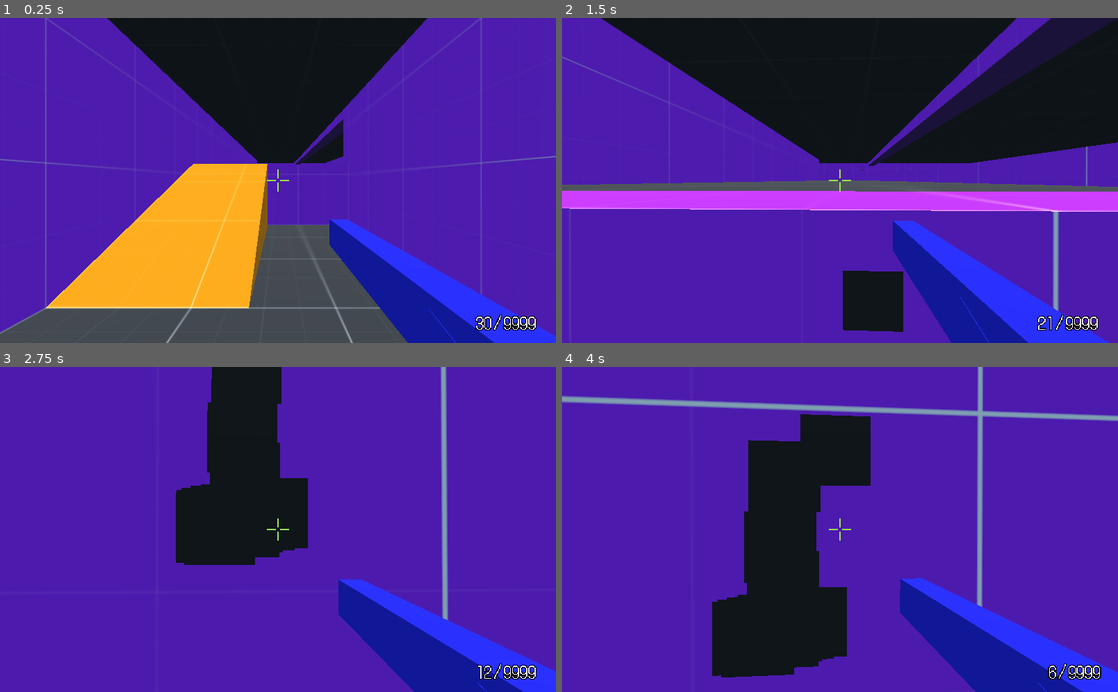
Above: before the commit, frames 1-4 (two rows, left to right).
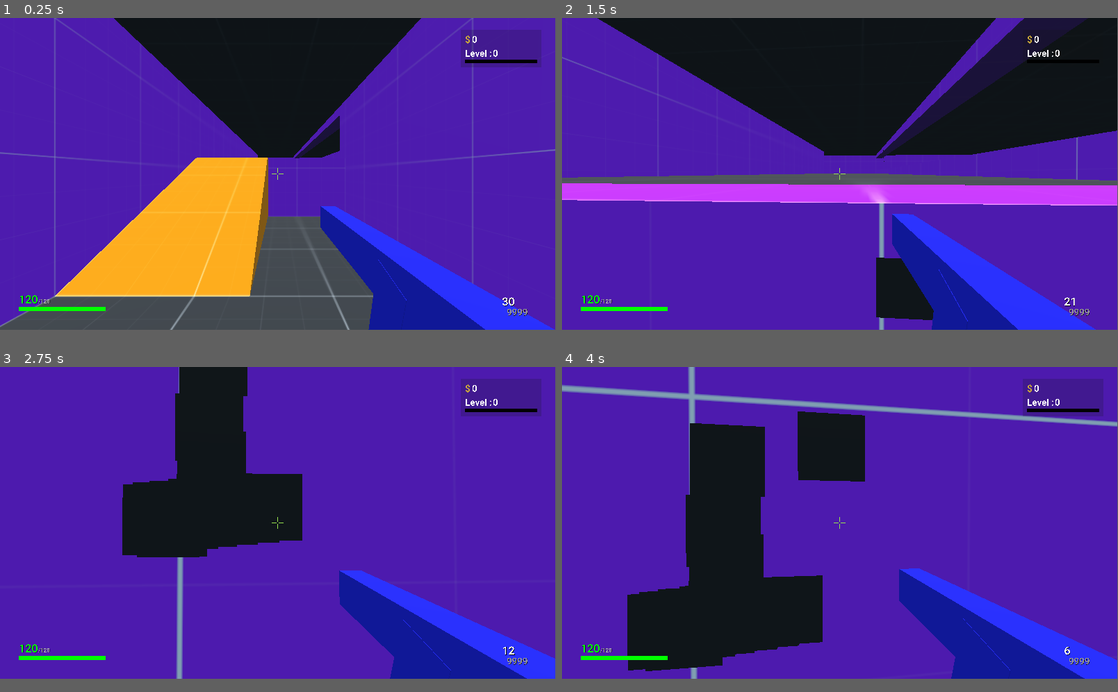
Above: after the commit, the same moments.

Repository: MetSpek/UntitledFPS
Game: Godot game, scene res://Scenes/Worlds/WorldTemplate.tscn
Same seed, same stepped clock (60 frames per second), same inputs: the game is played once before the commit and once after it.
Inputs (mouse positions are in pixels of both pictures, inside the frame that each line leads up to):
- Up to frame 1 (0.25 s): no input
- Up to frame 2 (1.5 s): move the mouse to (867, 180) at 0.52 s; press the mouse at (867, 180) at 0.53 s; hold W (move_forward) from 0.53 s (still down); tap Space (jump) at 0.77 s; right-click (867, 180) at 0.8 s; move the mouse to (812, 180) at 1.27 s; release the mouse at (812, 180) at 1.28 s; right-click (812, 180) at 1.35 s
- Up to frame 3 (2.75 s): keep holding W (move_forward); tap Space (jump) at 1.52 s; tap Shift (sprint) at 1.55, 2.1 s; move the mouse to (289, 523) at 2.02 s; press the mouse at (289, 523) at 2.03 s
- Up to frame 4 (4 s): keep holding W (move_forward); move the mouse to (834, 536) at 2.77 s; release the mouse at (834, 536) at 2.78 s; tap Ctrl (crouch) at 2.85 s; tap Space (jump) at 3.02, 3.77 s; right-click (834, 536) at 3.05 s; move the mouse to (878, 532) at 3.52 s; press the mouse at (878, 532) at 3.53 s; tap Shift (sprint) at 3.8 s
In our replay, the window is 800x468 before the commit and 799x449 after it. These sizes can differ from the game's own. Grey fills any space a smaller window leaves; there, only what the larger window draws over its background counts as a difference.

The runs differ from the first frame. In frame 1, 12% of the frame differs, in the area x 0-100%, y 0-100%; in frame 2, 18%; in frame 3, 15%; in frame 4, 25%.

Commit message:
Version 0.0.1.9
- Added new shotgun model
- Added player stats to hud

Diff:
--- /dev/null
+++ b/Resources/Materials/Weapons/Shotgun/ShotgunBlack.tres
@@ -0,0 +1,5 @@
+[gd_resource type="SpatialMaterial" format=2]
+
+[resource]
+albedo_color = Color( 0.105882, 0.105882, 0.105882, 1 )
+metallic_specular = 0.0
--- /dev/null
+++ b/Resources/Materials/Weapons/Shotgun/ShotgunBrown.tres
@@ -0,0 +1,5 @@
+[gd_resource type="SpatialMaterial" format=2]
+
+[resource]
+albedo_color = Color( 0.294118, 0.231373, 0.129412, 1 )
+metallic_specular = 0.0
--- /dev/null
+++ b/Resources/Materials/Weapons/Shotgun/ShotgunDarkGray.tres
@@ -0,0 +1,5 @@
+[gd_resource type="SpatialMaterial" format=2]
+
+[resource]
+albedo_color = Color( 0.160784, 0.156863, 0.156863, 1 )
+metallic_specular = 0.0
--- /dev/null
+++ b/Resources/Materials/Weapons/Shotgun/ShotgunGray.tres
@@ -0,0 +1,5 @@
+[gd_resource type="SpatialMaterial" format=2]
+
+[resource]
+albedo_color = Color( 0.364706, 0.360784, 0.360784, 1 )
+metallic_specular = 0.0
--- /dev/null
+++ b/Resources/Models/Guns/ShotgunDebug.tres
@@ -0,0 +1,4 @@
+[gd_resource type="CubeMesh" format=2]
+
+[resource]
+size = Vector3( 0.1, 0.2, 1.5 )
--- /dev/null
+++ b/Resources/Themes/Fonts/Roboto.tres
@@ -0,0 +1,8 @@
+[gd_resource type="DynamicFont" load_steps=2 format=2]
+
+[ext_resource path="res://Resources/Themes/Fonts/Roboto-Medium.ttf" type="DynamicFontData" id=1]
+
+[resource]
+size = 128
+use_filter = true
+font_data = ExtResource( 1 )
--- a/Resources/Themes/Main.tres
+++ /dev/null
@@ -1,101 +0,0 @@
-[gd_resource type="Theme" load_steps=13 format=2]
-
-[ext_resource path="res://Resources/Themes/Fonts/Bit.tres" type="DynamicFont" id=1]
-[ext_resource path="res://Resources/Themes/Fonts/BitSmall.tres" type="DynamicFont" id=2]
-[ext_resource path="res://Assets/UI/Fonts/DotGothic16-Regular.ttf" type="DynamicFontData" id=3]
-
-[sub_resource type="StyleBoxFlat" id=1]
-bg_color = Color( 0.109804, 0.105882, 0.105882, 1 )
-corner_radius_top_left = 5
-corner_radius_top_right = 5
-corner_radius_bottom_right = 5
-corner_radius_bottom_left = 5
-
-[sub_resource type="StyleBoxFlat" id=2]
-bg_color = Color( 1, 1, 1, 1 )
-border_color = Color( 0, 0, 0, 1 )
-corner_radius_top_left = 5
-corner_radius_top_right = 5
-corner_radius_bottom_right = 5
-corner_radius_bottom_left = 5
-
-[sub_resource type="StyleBoxFlat" id=3]
-bg_color = Color( 0, 0, 0, 1 )
-border_width_left = 1
-border_width_top = 1
-border_width_right = 1
-border_width_bottom = 1
-border_color = Color( 1, 1, 1, 1 )
-corner_radius_top_left = 5
-corner_radius_top_right = 5
-corner_radius_bottom_right = 5
-corner_radius_bottom_left = 5
-
-[sub_resource type="StyleBoxFlat" id=4]
-bg_color = Color( 0.521569, 0.854902, 1, 1 )
-corner_radius_top_left = 5
-corner_radius_top_right = 5
-corner_radius_bottom_right = 5
-corner_radius_bottom_left = 5
-
-[sub_resource type="DynamicFont" id=5]
-size = 24
-font_data = ExtResource( 3 )
-
-[sub_resource type="StyleBoxFlat" id=7]
-bg_color = Color( 1, 1, 1, 1 )
-corner_radius_top_left = 5
-corner_radius_top_right = 5
-corner_radius_bottom_right = 5
-corner_radius_bottom_left = 5
-
-[sub_resource type="StyleBoxFlat" id=6]
-bg_color = Color( 0.258824, 0.258824, 0.258824, 1 )
-corner_radius_top_left = 5
-corner_radius_top_right = 5
-corner_radius_bottom_right = 5
-corner_radius_bottom_left = 5
-corner_detail = 10
-
-[sub_resource type="StyleBoxFlat" id=8]
-bg_color = Color( 0, 0, 0, 1 )
-border_width_left = 2
-border_width_top = 2
-border_width_right = 2
-border_width_bottom = 2
-corner_radius_top_left = 5
-corner_radius_top_right = 5
-corner_radius_bottom_right = 5
-corner_radius_bottom_left = 5
-
-[sub_resource type="StyleBoxFlat" id=9]
-bg_color = Color( 0.286275, 0.741176, 0.054902, 1 )
-border_width_left = 2
-border_width_top = 2
-border_width_bottom = 2
-corner_radius_top_left = 5
-corner_radius_top_right = 5
-corner_radius_bottom_right = 5
-corner_radius_bottom_left = 5
-
-[resource]
-default_font = ExtResource( 2 )
-Button/colors/font_color_disabled = Color( 1, 1, 1, 0.321569 )
-Button/colors/font_color_hover = Color( 0, 0, 0, 1 )
-Button/fonts/font = ExtResource( 2 )
-Button/styles/disabled = SubResource( 1 )
-Button/styles/hover = SubResource( 2 )
-Button/styles/normal = SubResource( 3 )
-Button/styles/pressed = SubResource( 4 )
-Fonts/fonts/large = ExtResource( 1 )
-Fonts/fonts/normal = ExtResource( 2 )
-Label/fonts/font = ExtResource( 2 )
-OptionButton/constants/arrow_margin = 5
-OptionButton/fonts/font = SubResource( 5 )
-PopupMenu/colors/font_color_accel = Color( 0, 0, 0, 1 )
-PopupMenu/colors/font_color_hover = Color( 0, 0, 0, 1 )
-PopupMenu/fonts/font = ExtResource( 2 )
-PopupMenu/styles/hover = SubResource( 7 )
-PopupMenu/styles/panel = SubResource( 6 )
-ProgressBar/styles/bg = SubResource( 8 )
-ProgressBar/styles/fg = SubResource( 9 )
--- a/Resources/Themes/main_theme.tres
+++ b/Resources/Themes/main_theme.tres
@@ -1,8 +1,16 @@
-[gd_resource type="Theme" load_steps=2 format=2]
+[gd_resource type="Theme" load_steps=4 format=2]
 
-[ext_resource path="res://Resources/Themes/Fonts/Pixels.tres" type="DynamicFont" id=1]
+[ext_resource path="res://Resources/Themes/Fonts/Roboto.tres" type="DynamicFont" id=1]
+
+[sub_resource type="StyleBoxFlat" id=1]
+bg_color = Color( 0, 0, 0, 1 )
+
+[sub_resource type="StyleBoxFlat" id=2]
+bg_color = Color( 1, 1, 1, 1 )
 
 [resource]
 default_font = ExtResource( 1 )
 Fonts/fonts/large = null
 Fonts/fonts/normal = null
+ProgressBar/styles/bg = SubResource( 1 )
+ProgressBar/styles/fg = SubResource( 2 )
--- a/Scenes/Players/PlayerTemplate.tscn
+++ b/Scenes/Players/PlayerTemplate.tscn
@@ -8,6 +8,11 @@
 [ext_resource path="res://Scripts/Player/Hand.gd" type="Script" id=6]
 [ext_resource path="res://Resources/Sounds/Guns/Misc/Kill.wav" type="AudioStream" id=7]
 [ext_resource path="res://Scripts/Player/KillSound.gd" type="Script" id=8]
+[ext_resource path="res://Resources/Materials/Weapons/Shotgun/ShotgunGray.tres" type="Material" id=9]
+[ext_resource path="res://Resources/Materials/Weapons/Shotgun/ShotgunBrown.tres" type="Material" id=10]
+[ext_resource path="res://Resources/Materials/Weapons/Shotgun/ShotgunBlack.tres" type="Material" id=11]
+[ext_resource path="res://Resources/Materials/Weapons/Shotgun/ShotgunDarkGray.tres" type="Material" id=12]
+[ext_resource path="res://Resources/Models/Guns/ShotGunNew.obj" type="ArrayMesh" id=13]
 
 [sub_resource type="CapsuleMesh" id=1]
 mid_height = 3.0
@@ -18,11 +23,14 @@
 [sub_resource type="CylinderShape" id=3]
 height = 0.5
 
-[sub_resource type="CubeMesh" id=4]
-size = Vector3( 0.1, 0.2, 1.5 )
-
-[sub_resource type="SpatialMaterial" id=8]
-albedo_color = Color( 0.407843, 0.294118, 0.0588235, 1 )
+[sub_resource type="SpatialMaterial" id=22]
+flags_transparent = true
+albedo_color = Color( 1, 0, 0, 0.392157 )
+emission_enabled = true
+emission = Color( 1, 0, 0, 1 )
+emission_energy = 1.0
+emission_operator = 0
+emission_on_uv2 = false
 
 [sub_resource type="CubeMesh" id=17]
 size = Vector3( 0.1, 0.15, 0.5 )
@@ -257,7 +265,7 @@
 "times": PoolRealArray( 0, 0.12, 0.24, 0.3 ),
 "transitions": PoolRealArray( 1, 1, 1, 1 ),
 "update": 0,
-"values": [ Vector3( 0, 0, 0 ), Vector3( 0, 0.01, 0.2 ), Vector3( 0, 0, 0 ), Vector3( 0, 0, 0 ) ]
+"values": [ Vector3( 0, 0, 0 ), Vector3( 0, 0, 0.05 ), Vector3( 0, 0, 0 ), Vector3( 0, 0, 0 ) ]
 }
 
 [sub_resource type="Animation" id=7]
@@ -328,8 +336,8 @@
 collision_layer = 2
 script = ExtResource( 1 )
 walk_speed = 30
-default_weapon_position = Vector3( 0.35, -0.3, -0.6 )
-ads_weapon_position = Vector3( 0, -0.15, -0.6 )
+default_weapon_position = Vector3( 0.35, -0.3, -0.8 )
+ads_weapon_position = Vector3( 0, -0.145, -0.35 )
 
 [node name="MeshInstance" type="MeshInstance" parent="."]
 transform = Transform( 1, 0, 0, 0, -4.37114e-08, -1, 0, 1, -4.37114e-08, 0, 0, 0 )
@@ -384,16 +392,28 @@
 wait_time = 0.1
 
 [node name="Hand" type="Spatial" parent="Head/Camera"]
+transform = Transform( 1, 0, 0, 0, 1, 0, 0, 0, 1, 0, -0.12579, -0.671416 )
 script = ExtResource( 6 )
 sway_left = Vector3( 0, -0.1, 0 )
 sway_right = Vector3( 0, 0.1, 0 )
 
 [node name="Shotgun" type="MeshInstance" parent="Head/Camera/Hand"]
+transform = Transform( 0.12, 0, 0, 0, 0.12, 0, 0, 0, 0.12, 0, 0, 0 )
+mesh = ExtResource( 13 )
+material/0 = ExtResource( 9 )
+material/1 = ExtResource( 10 )
+material/2 = ExtResource( 11 )
+material/3 = ExtResource( 11 )
+material/4 = ExtResource( 11 )
+material/5 = ExtResource( 12 )
+material/6 = ExtResource( 12 )
+material/7 = ExtResource( 12 )
+material/8 = ExtResource( 9 )
+material/9 = ExtResource( 9 )
+material/10 = SubResource( 22 )
+
+[node name="Pistol" type="MeshInstance" parent="Head/Camera/Hand"]
 visible = false
-mesh = SubResource( 4 )
-material/0 = SubResource( 8 )
-
-[node name="Pistol" type="MeshInstance" parent="Head/Camera/Hand"]
 mesh = SubResource( 17 )
 material/0 = SubResource( 18 )
 
--- /dev/null
+++ b/Scenes/UI/BulletCount.tscn
@@ -0,0 +1,34 @@
+[gd_scene load_steps=3 format=2]
+
+[ext_resource path="res://Resources/Themes/main_theme.tres" type="Theme" id=1]
+[ext_resource path="res://Scripts/UI/BulletCount.gd" type="Script" id=2]
+
+[node name="BulletCount" type="Control" groups=["HUD"]]
+anchor_right = 1.0
+anchor_bottom = 1.0
+theme = ExtResource( 1 )
+script = ExtResource( 2 )
+
+[node name="CurrentBullets" type="Label" parent="."]
+margin_left = 1736.0
+margin_top = 960.0
+margin_right = 2028.0
+margin_bottom = 1111.0
+rect_scale = Vector2( 0.3, 0.3 )
+custom_colors/font_color_shadow = Color( 0, 0, 0, 1 )
+custom_constants/shadow_offset_x = 5
+custom_constants/shadow_offset_y = 5
+text = "9999"
+
+[node name="TotalBullets" type="Label" parent="."]
+margin_left = 1752.0
+margin_top = 1000.0
+margin_right = 2044.0
+margin_bottom = 1151.0
+grow_horizontal = 2
+rect_scale = Vector2( 0.25, 0.25 )
+custom_colors/font_color = Color( 0.6, 0.6, 0.6, 1 )
+custom_colors/font_color_shadow = Color( 0, 0, 0, 1 )
+custom_constants/shadow_offset_x = 5
+custom_constants/shadow_offset_y = 5
+text = "9999"
--- a/Scenes/UI/HUD.tscn
+++ b/Scenes/UI/HUD.tscn
@@ -1,43 +1,20 @@
-[gd_scene load_steps=4 format=2]
+[gd_scene load_steps=5 format=2]
 
 [ext_resource path="res://Resources/Themes/main_theme.tres" type="Theme" id=1]
-[ext_resource path="res://Resources/Themes/Fonts/Pixels.tres" type="DynamicFont" id=2]
-[ext_resource path="res://Scripts/UI/HUD.gd" type="Script" id=3]
+[ext_resource path="res://Scenes/UI/BulletCount.tscn" type="PackedScene" id=2]
+[ext_resource path="res://Scenes/UI/PlayerData.tscn" type="PackedScene" id=3]
+[ext_resource path="res://Scenes/UI/HealthBar.tscn" type="PackedScene" id=4]
 
 [node name="HUD" type="Control" groups=["HUD"]]
 anchor_right = 1.0
 anchor_bottom = 1.0
 theme = ExtResource( 1 )
-script = ExtResource( 3 )
 __meta__ = {
 "_edit_use_anchors_": true
 }
 
-[node name="HBoxContainer" type="HBoxContainer" parent="."]
-anchor_left = 1.0
-anchor_top = 1.0
-anchor_right = 1.0
-anchor_bottom = 1.0
-margin_left = -70.0
-margin_top = -60.0
-grow_horizontal = 0
-grow_vertical = 0
-rect_scale = Vector2( 0.75, 0.75 )
+[node name="HealthBar" parent="." instance=ExtResource( 4 )]
 
-[node name="CurrentBullets" type="Label" parent="HBoxContainer"]
-margin_right = 20.0
-margin_bottom = 59.0
-text = "0"
+[node name="BulletCount" parent="." instance=ExtResource( 2 )]
 
-[node name="Slash" type="Label" parent="HBoxContainer"]
-margin_left = 24.0
-margin_right = 44.0
-margin_bottom = 59.0
-text = "/"
-
-[node name="TotalBullets" type="Label" parent="HBoxContainer"]
-margin_left = 48.0
-margin_right = 68.0
-margin_bottom = 59.0
-custom_fonts/font = ExtResource( 2 )
-text = "0"
+[node name="PlayerData" parent="." instance=ExtResource( 3 )]
--- /dev/null
+++ b/Scenes/UI/HealthBar.tscn
@@ -0,0 +1,84 @@
+[gd_scene load_steps=7 format=2]
+
+[ext_resource path="res://Scripts/UI/HealthBar.gd" type="Script" id=1]
+[ext_resource path="res://Resources/Textures/UITextures/HealthBar_Small_Bg.png" type="Texture" id=2]
+[ext_resource path="res://Resources/Textures/UITextures/HealthBar_Small_Inside.png" type="Texture" id=3]
+[ext_resource path="res://Resources/Themes/Fonts/Roboto-Medium.ttf" type="DynamicFontData" id=4]
+[ext_resource path="res://Resources/Themes/Fonts/Roboto.tres" type="DynamicFont" id=5]
+
+[sub_resource type="DynamicFont" id=2]
+size = 64
+use_filter = true
+extra_spacing_top = 40
+font_data = ExtResource( 4 )
+
+[node name="HealthBar" type="Control" groups=["HealthBar"]]
+anchor_top = 1.0
+anchor_bottom = 1.0
+margin_left = 184.0
+margin_top = -24.0
+margin_right = 184.0
+margin_bottom = -24.0
+rect_scale = Vector2( 1.5, 1.5 )
+script = ExtResource( 1 )
+
+[node name="HealthBarUnder" type="TextureProgress" parent="."]
+margin_left = -78.6667
+margin_top = -36.6667
+margin_right = 121.333
+margin_bottom = -16.6667
+value = 100.0
+texture_under = ExtResource( 2 )
+texture_progress = ExtResource( 3 )
+tint_progress = Color( 0.713726, 0.180392, 0.180392, 1 )
+
+[node name="HealthBarOver" type="TextureProgress" parent="."]
+margin_left = -78.6667
+margin_top = -36.6667
+margin_right = 122.317
+margin_bottom = -16.6667
+value = 100.0
+texture_progress = ExtResource( 3 )
+tint_progress = Color( 0.278431, 0.705882, 0.215686, 1 )
+__meta__ = {
+"_edit_use_anchors_": false
+}
+
+[node name="HealthNumbers" type="HBoxContainer" parent="."]
+margin_left = -78.6667
+margin_top = -68.6667
+margin_right = 418.333
+margin_bottom = 82.3333
+rect_scale = Vector2( 0.2, 0.2 )
+
+[node name="HealthCurrent" type="Label" parent="HealthNumbers"]
+margin_right = 219.0
+margin_bottom = 151.0
+grow_horizontal = 2
+custom_colors/font_color = Color( 0.784314, 0.223529, 0.223529, 1 )
+custom_colors/font_color_shadow = Color( 0, 0, 0, 0.658824 )
+custom_constants/shadow_offset_x = 5
+custom_constants/shadow_offset_y = 5
+custom_fonts/font = ExtResource( 5 )
+text = "100"
+__meta__ = {
+"_edit_use_anchors_": false
+}
+
+[node name="HealthMax" type="Label" parent="HealthNumbers"]
+margin_left = 223.0
+margin_top = 17.0
+margin_right = 356.0
+margin_bottom = 133.0
+grow_horizontal = 2
+custom_colors/font_color = Color( 0.682353, 0.682353, 0.682353, 1 )
+custom_colors/font_color_shadow = Color( 0, 0, 0, 0.658824 )
+custom_constants/shadow_offset_x = 3
+custom_constants/shadow_offset_y = 3
+custom_fonts/font = SubResource( 2 )
+text = "/100"
+__meta__ = {
+"_edit_use_anchors_": false
+}
+
+[node name="UpdateTween" type="Tween" parent="."]
--- /dev/null
+++ b/Scenes/UI/PlayerData.tscn
@@ -0,0 +1,68 @@
+[gd_scene load_steps=3 format=2]
+
+[ext_resource path="res://Resources/Themes/main_theme.tres" type="Theme" id=1]
+[ext_resource path="res://Scripts/Player/PLayerDataHud.gd" type="Script" id=2]
+
+[node name="PlayerData" type="Control"]
+anchor_right = 1.0
+anchor_bottom = 1.0
+theme = ExtResource( 1 )
+script = ExtResource( 2 )
+
+[node name="Control" type="Control" parent="."]
+margin_left = 1520.0
+margin_top = 64.0
+margin_right = 1820.0
+margin_bottom = 214.0
+rect_min_size = Vector2( 300, 150 )
+
+[node name="ColorRect" type="ColorRect" parent="Control"]
+anchor_right = 1.0
+anchor_bottom = 1.0
+margin_left = 72.0
+margin_top = -24.0
+margin_right = 52.0
+margin_bottom = -44.0
+color = Color( 0.0745098, 0.0745098, 0.0745098, 0.192157 )
+
+[node name="MoneyLabel" type="Label" parent="Control/ColorRect"]
+modulate = Color( 0.807843, 0.67451, 0.223529, 1 )
+margin_left = 16.0
+margin_top = 16.0
+margin_right = 89.0
+margin_bottom = 167.0
+rect_scale = Vector2( 0.25, 0.25 )
+text = "$"
+
+[node name="Money" type="Label" parent="Control/ColorRect"]
+margin_left = 40.0
+margin_top = 16.0
+margin_right = 113.0
+margin_bottom = 167.0
+rect_scale = Vector2( 0.25, 0.25 )
+text = "0"
+
+[node name="LevelLabel" type="Label" parent="Control/ColorRect"]
+margin_left = 16.0
+margin_top = 64.0
+margin_right = 385.0
+margin_bottom = 215.0
+rect_scale = Vector2( 0.25, 0.25 )
+text = "Level :"
+
+[node name="Level" type="Label" parent="Control/ColorRect"]
+margin_left = 112.0
+margin_top = 64.0
+margin_right = 481.0
+margin_bottom = 215.0
+rect_scale = Vector2( 0.25, 0.25 )
+text = "0"
+
+[node name="ProgressBar" type="ProgressBar" parent="Control/ColorRect"]
+margin_left = 16.0
+margin_top = 104.0
+margin_right = 266.0
+margin_bottom = 223.0
+rect_min_size = Vector2( 250, 0 )
+rect_scale = Vector2( 1, 0.1 )
+percent_visible = false
--- a/Scripts/Enemies/EnemyTemplate.gd
+++ b/Scripts/Enemies/EnemyTemplate.gd
@@ -2,6 +2,8 @@
 
 
 export var health = 20
+export var money_worth = 1
+export var xp_worth = 5
 export var damage = 10
 export var fov_distance = 30
 export var move_speed = 10
@@ -87,6 +89,7 @@
 	if is_looking_at_player and can_shoot and able_to_shoot:
 		enemy_animation.play("LaserShoot")
 		raycast.get_collider().health -= damage
+		get_tree().call_group("HealthBar", "set_health")
 		can_shoot = false
 		enemy_sound.stream = shoot_sound
 		enemy_sound.play()
@@ -108,6 +111,8 @@
 	apply_central_impulse(-impact_point * knockback_force)
 	death_timer.start()
 
+	GlobalGameHandler.enemy_killed(money_worth, xp_worth)
+
 
 
 func _on_DeathTimer_timeout():
--- a/Scripts/Game/GlobalGameHandler.gd
+++ b/Scripts/Game/GlobalGameHandler.gd
@@ -1,5 +1,6 @@
 extends Node
 
+#WEAPONS
 var clip_size_max
 var clip_size_current
 
@@ -54,9 +55,16 @@
 var currently_holding_index = 0
 var currently_holding = weapons[currently_holding_index]
 
+#LEVEL
+var level = 1
+
+#PLAYER
+var xp_required = [100,200,300,400,500,600,700,800,900,1000,1200,1400,1600,1800,2000,2200,2400,2600,2800,3000]
+
 
 func _ready():
 	max_bullets = 9999
+	current_bullets = max_bullets
 	set_weapon_variables()
 
 func _physics_process(delta):
@@ -72,7 +80,26 @@
 func set_weapon_variables():
 	clip_size_max = currently_holding.clip_size
 	clip_size_current = clip_size_max
-	current_bullets = max_bullets
 	weapon_damage = currently_holding.damage
 	weapon_fire_animation = currently_holding.fire_animation
 	weapon_reload_animation = currently_holding.reload_animation
+
+func enemy_killed(money, xp):
+	check_level_up(xp)
+	give_money(money)
+
+	print(PlayerData.xp)
+	print(PlayerData.money)
+
+func give_money(money):
+	PlayerData.money += money * level
+
+func check_level_up(xp):
+	PlayerData.xp += xp
+
+	if PlayerData.xp == xp_required[PlayerData.level]:
+		PlayerData.level += 1
+		PlayerData.xp = 0
+	elif PlayerData.xp > xp_required[PlayerData.level]:
+		PlayerData.xp = PlayerData.xp - xp_required[PlayerData.level]
+		PlayerData.level += 1
--- /dev/null
+++ b/Scripts/Player/PLayerDataHud.gd
@@ -0,0 +1,18 @@
+extends Control
+
+onready var money = $Control/ColorRect/Money
+onready var level = $Control/ColorRect/Level
+
+onready var progress = $Control/ColorRect/ProgressBar
+
+func _ready():
+	set_data()
+
+func _process(delta):
+	set_data()
+
+func set_data():
+	money.text = str(PlayerData.money)
+	level.text = str(PlayerData.level)
+	progress.max_value = GlobalGameHandler.xp_required[PlayerData.level]
+	progress.value = PlayerData.xp
--- /dev/null
+++ b/Scripts/Player/PlayerData.gd
@@ -0,0 +1,7 @@
+extends Node
+
+
+var level = 0
+var xp = 0
+
+var money = 0
--- a/Scripts/Player/PlayerTemplate.gd
+++ b/Scripts/Player/PlayerTemplate.gd
@@ -27,7 +27,7 @@
 
 export var mouse_sensitivity = 0.05
 export var normal_fov = 70
-export var sprint_fov = 70
+export var sprint_fov = 80
 
 var direction = Vector3()
 var h_velocity = Vector3()
@@ -62,9 +62,12 @@
 onready var hitmark = $Head/Camera/Hitmark
 onready var hitmark_sound = $HitmarkSound
 onready var hitmark_timer = $Head/Camera/Hitmark/HitmarkTimer
+onready var crosshair = $Head/Camera/Crosshair
+var ads_fov = 50
+
 
 #HEALTH
-export var health = 100
+export var health = 120
 
 
 func _ready():
@@ -91,12 +94,19 @@
 
 func check_ads(delta):
 	if Input.is_action_pressed("fire_weapon_2") and !reload_timer.time_left > 0:
-		ads_zoom(delta, ads_weapon_position)
+		ads_zoom(delta, ads_weapon_position, normal_fov, ads_fov)
+		crosshair.visible = false
+
 	else:
-		ads_zoom(delta, default_weapon_position)
-
-func ads_zoom(delta, vision):
+		ads_zoom(delta, default_weapon_position, ads_fov, normal_fov)
+		crosshair.visible = true
+
+
+
+func ads_zoom(delta, vision, fov_from, fov_to):
 	hand.transform.origin = hand.transform.origin.linear_interpolate(vision, ADS_LERP * delta)
+	tween.interpolate_property(camera, "fov", camera.fov, fov_to, .1,Tween.TRANS_LINEAR, Tween.EASE_IN_OUT)
+	tween.start()
 
 func show_right_weapon():
 	for gun in hand.get_children():
@@ -255,6 +265,7 @@
 
 
 	direction = direction.normalized()
+
 	h_velocity = h_velocity.linear_interpolate(direction * speed, h_acceleration * delta)
 	movement.z = h_velocity.z + gravity_vec.z
 	movement.x = h_velocity.x + gravity_vec.x
--- a/Scripts/UI/HUD.gd
+++ b/Scripts/UI/BulletCount.gd
@@ -1,7 +1,7 @@
 extends Control
 
-onready var current_bullets = $HBoxContainer/CurrentBullets
-onready var total_bullets = $HBoxContainer/TotalBullets
+onready var current_bullets = $CurrentBullets
+onready var total_bullets = $TotalBullets
 
 func _ready():
 	fired()
--- /dev/null
+++ b/Scripts/UI/HealthBar.gd
@@ -0,0 +1,48 @@
+extends Control
+
+onready var health_over = $HealthBarOver
+onready var health_under = $HealthBarUnder
+onready var update_tween = $UpdateTween
+onready var health_current = $HealthNumbers/HealthCurrent
+onready var health_max = $HealthNumbers/HealthMax
+var player
+
+
+export (Color) var healthy_color = Color.green
+export (Color) var caution_color = Color.yellow
+export (Color) var danger_color = Color(0.784314, 0.223529, 0.223529)
+export (Color) var shield_color = Color(0.066667, 0.337255, 0.854902)
+export (float, 0, 1, 0.05) var caution_zone = 0.6
+export (float, 0, 1, 0.05) var danger_zone = 0.3
+
+func _ready():
+	player = get_node("/root").find_node("PlayerTemplate", true, false)
+	set_max_health()
+
+func set_max_health():
+	health_over.max_value = player.health
+	health_under.max_value = player.health
+	health_over.value = player.health
+	health_under.value = player.health
+	health_current.text = str(player.health)
+	health_max.text = "/" + str(player.health)
+	assign_color(player.health)
+
+
+func set_health():
+	health_over.value = player.health
+	health_current.text = str(stepify(player.health, 1))
+	update_tween.interpolate_property(health_under, "value", player.health, player.health, 1, Tween.TRANS_SINE, Tween.EASE_IN_OUT, .4)
+	update_tween.start()
+	assign_color(player.health)
+
+func assign_color(health):
+	if health < health_over.max_value * danger_zone:
+		health_over.tint_progress = danger_color
+		health_current.set("custom_colors/font_color", danger_color)
+	elif health < health_over.max_value * caution_zone:
+		health_over.tint_progress = caution_color
+		health_current.set("custom_colors/font_color", caution_color)
+	else:
+		health_over.tint_progress = healthy_color
+		health_current.set("custom_colors/font_color", healthy_color)
--- a/project.godot
+++ b/project.godot
@@ -17,6 +17,12 @@
 [autoload]
 
 GlobalGameHandler="*res://Scripts/Game/GlobalGameHandler.gd"
+PlayerData="*res://Scripts/Player/PlayerData.gd"
+
+[display]
+
+window/size/width=1920
+window/size/height=1080
 
 [input]
 
Not shown, added: Resources/Models/Guns/ShotGunNew.obj
Not shown, added: Resources/Models/Guns/ShotGunNew.obj.import
Binary file added: Resources/Textures/UITextures/HealthBar_Small_Bg.png
Not shown, added: Resources/Textures/UITextures/HealthBar_Small_Bg.png.import
Binary file added: Resources/Textures/UITextures/HealthBar_Small_Inside.png
Not shown, added: Resources/Textures/UITextures/HealthBar_Small_Inside.png.import
Binary file added: Resources/Themes/Fonts/Roboto-Medium.ttf
Not shown: 1 places in Scenes/Players/PlayerTemplate.tscn that only renumber resources
